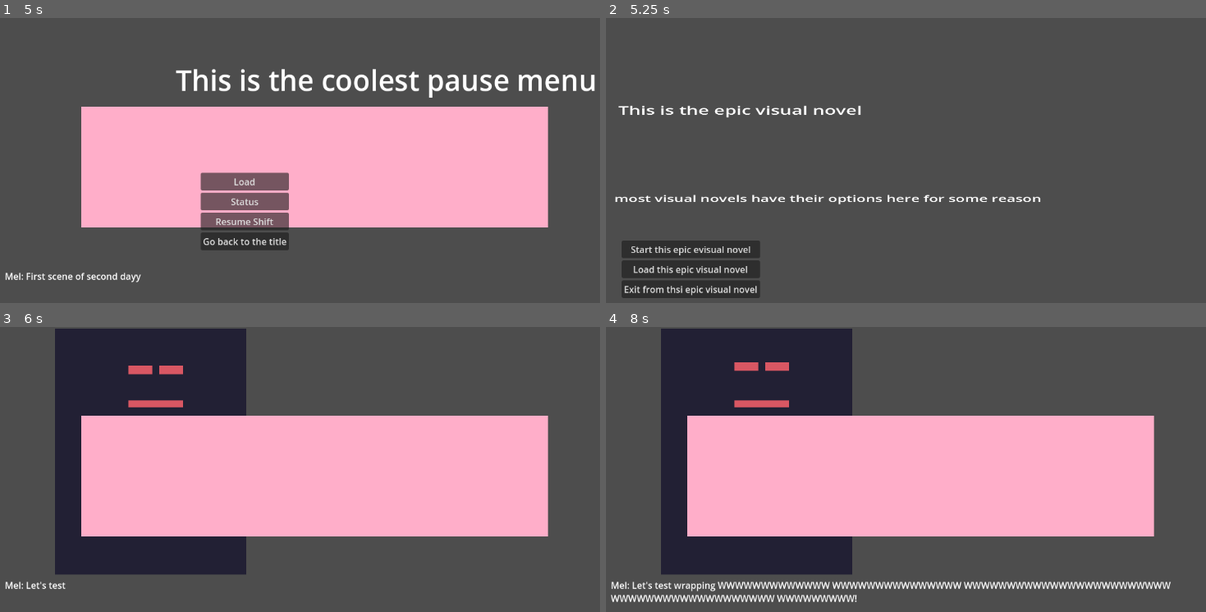
Above: before the commit, frames 1-4 (two rows, left to right).
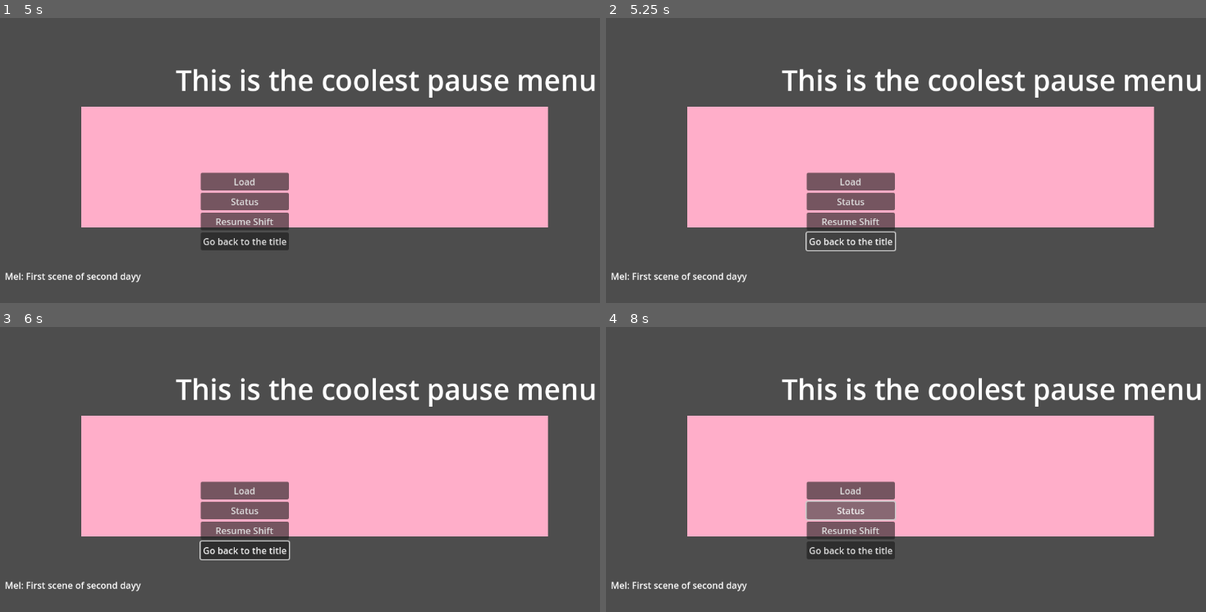
Above: after the commit, the same moments.

Repository: LuisGarrillo/Neo-Mel-vn
Game: Godot game, scene res://scenes/main.tscn
Two runs of this game, one before a commit and one after it. Both use one fixed random seed, a clock stepped at 60 frames per second and the inputs below.
Inputs (mouse positions are in pixels of both pictures, inside the frame that each line leads up to):
- Up to frame 1 (5 s): click "Start this epic evisual novel" at 0.5 s; hold W (up) 1.28-2.03 s; hold Space (accept) 1.28-2.03 s; hold S (down) 2.03-2.78 s; tap Space (accept) at 2.1, 3.6, 4.25 s; tap Enter at 2.75 s; hold Space (accept) 2.78-3.53 s; hold W (up) 2.78-4.28 s; hold S (down) from 4.28 s (still down); hold Space (accept) from 4.28 s (still down); tap Tab (pause) at 4.9 s
- Up to frame 2 (5.25 s): release S (down) at 5 s; release Space (accept) at 5 s; click "Go back to the title" at 5 s
- Up to frame 3 (6 s): click (84, 557) at 5.75 s, where only the run before the commit has a clickable "Start this epic evisual novel"
- Up to frame 4 (8 s): hold S (down) 6.53-7.25 s; click (852, 509) at 7.25 s, where only the run after the commit has a clickable "Status"

Frame 1 is identical in both runs. In frame 2, 40% of the frame differs, in the area x 0-100%, y 17-99%; in frame 3, 20%; in frame 4, 22%.
Error in both runs: Invalid access to property or key 'test_character_2' on a base object of type 'Dictionary'. (res://scripts/characters/character_list.gd:63)

Commit message:
Change pause behavior

Diff:
--- a/scripts/ui/pause.gd
+++ b/scripts/ui/pause.gd
@@ -6,9 +6,6 @@
 signal status
 signal resume
 signal title
-
-func _ready() -> void:
-	grid_container.set_up()
 
 func _on_load_btn_pressed() -> void:
 	load.emit()
@@ -23,4 +20,4 @@
 
 
 func _on_back_title_btn_pressed() -> void:
-	title.emit()
+	title.emit("pause", "title")
